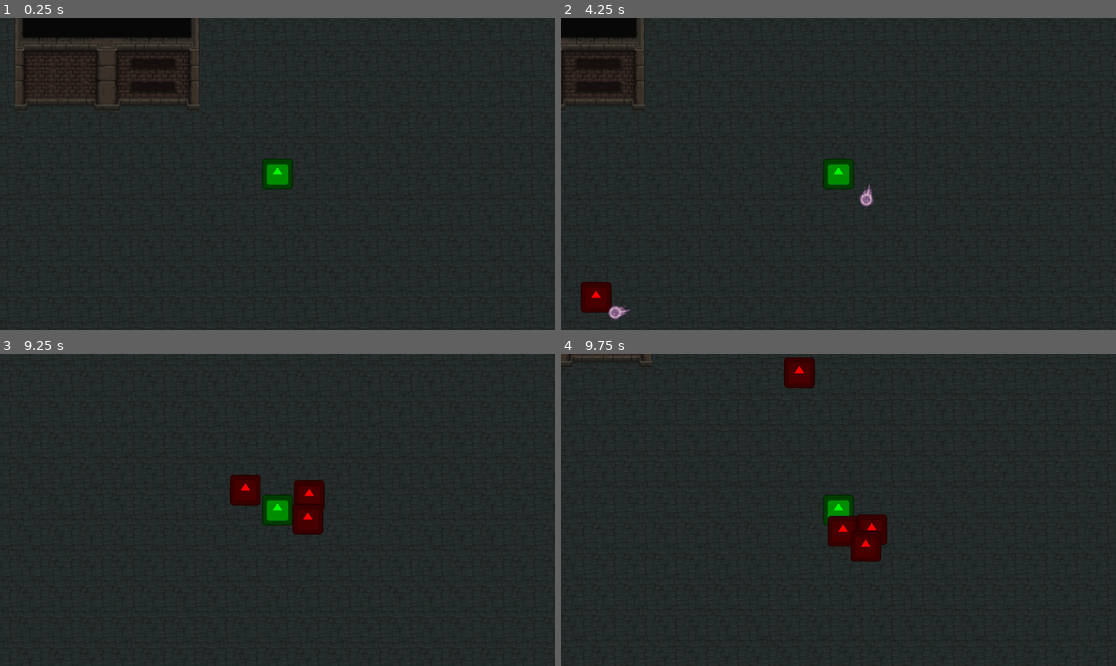
Above: before the commit, frames 1-4 (two rows, left to right).
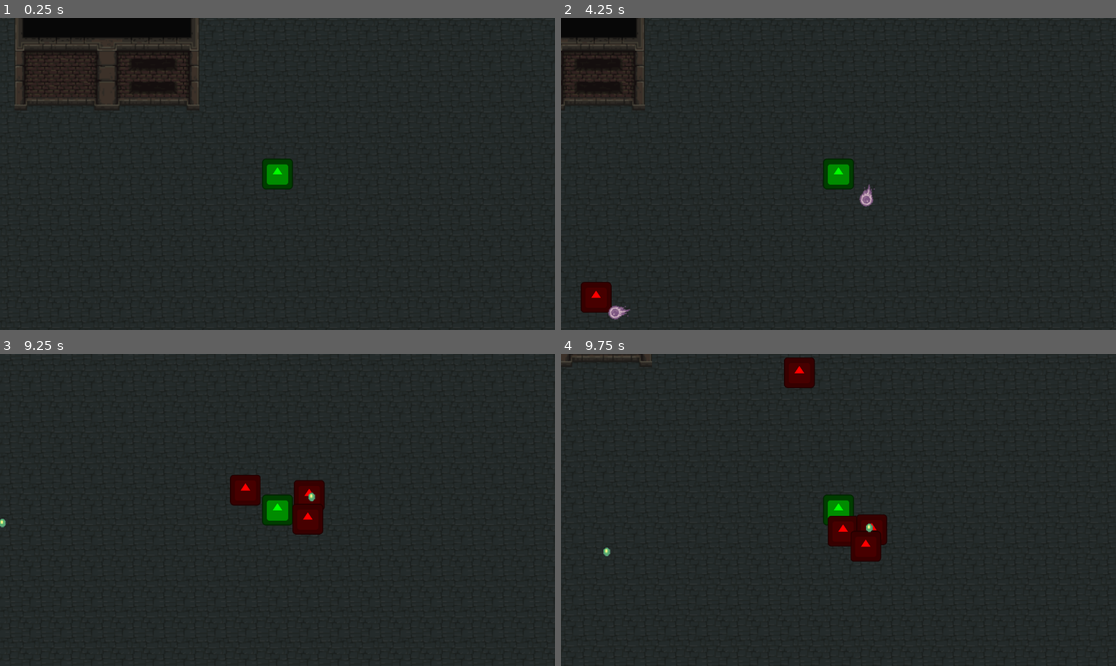
Above: after the commit, the same moments.

Repository: arko-poet/godot-games
Game: Godot game, scene res://sauce/main.tscn
The game is run twice, just before and just after one commit, with the same random seed, the same clock (stepped at 60 frames per second) and the same inputs. The engine's default icon, where the game draws it, is replaced by a stand-in: a white triangle on a blue panel in a dark square.
Inputs:
- Up to frame 1 (0.25 s): no input
- Up to frame 2 (4.25 s): tap Enter at 0.5 s; hold D (move_right) 0.53-1.28 s; hold S (move_down) 1.28-2.03 s; hold D (move_right) 2.03-2.78 s; hold W (move_up) 2.78-3.53 s; hold A (move_left) from 3.53 s (still down)
- Up to frame 3 (9.25 s): release A (move_left) at 5.03 s; hold S (move_down) 5.03-5.78 s; hold D (move_right) 5.78-6.53 s; hold W (move_up) 6.53-7.28 s; hold D (move_right) 7.28-8.03 s; hold S (move_down) 8.03-8.78 s; hold A (move_left) from 8.78 s (still down)
- Up to frame 4 (9.75 s): release A (move_left) at 9.53 s; hold W (move_up) from 9.53 s (still down)

Frames 1-2 are identical in both runs. In frame 3, less than 0.1% of the frame differs, in the area x 0-57%, y 44-56%; in frame 4, less than 0.1%, in the area x 7-57%, y 54-65%.

Commit message:
feat(survivors): add xp orbs

Diff:
--- a/survivors/project.godot
+++ b/survivors/project.godot
@@ -45,6 +45,7 @@
 2d_physics/layer_3="enemies"
 2d_physics/layer_4="projectiles"
 2d_physics/layer_5="pickups"
+2d_physics/layer_6="magnet"
 
 [physics]
 
--- a/survivors/sauce/fireball.gd
+++ b/survivors/sauce/fireball.gd
@@ -10,7 +10,7 @@
 
 func _on_body_entered(body: Node2D) -> void:
 	if body.is_in_group("monsters"):
-		body.hit()
+		body.call_deferred("hit")
 		queue_free()
 
 
--- a/survivors/sauce/fireball.tscn
+++ b/survivors/sauce/fireball.tscn
@@ -42,7 +42,7 @@
 [sub_resource type="CircleShape2D" id="CircleShape2D_t6b4q"]
 radius = 8.0
 
-[node name="Area2D" type="Area2D" unique_id=1021673665]
+[node name="Fireball" type="Area2D" unique_id=1021673665]
 collision_layer = 8
 collision_mask = 4
 script = ExtResource("1_t6b4q")
@@ -50,7 +50,7 @@
 [node name="Animated" type="AnimatedSprite2D" parent="." unique_id=1160971174]
 sprite_frames = SubResource("SpriteFrames_h4qhm")
 autoplay = "default"
-frame_progress = 0.7829029
+frame_progress = 0.8357158
 
 [node name="Collision" type="CollisionShape2D" parent="." unique_id=1313145955]
 position = Vector2(3, 0)
--- a/survivors/sauce/monster.gd
+++ b/survivors/sauce/monster.gd
@@ -2,6 +2,7 @@
 
 
 const SPEED := 100.0
+const XPOrbScene := preload("res://sauce/xp_orb.tscn")
 var target : Node
 @onready var navigation: NavigationAgent2D = $Navigation
 
@@ -21,5 +22,9 @@
 		velocity = safe_velocity
 		move_and_slide()
 
+
 func hit() -> void:
+	var xp_orb := XPOrbScene.instantiate()
+	xp_orb.global_position = global_position
+	get_parent().add_child(xp_orb)
 	queue_free()
--- a/survivors/sauce/player.gd
+++ b/survivors/sauce/player.gd
@@ -1,7 +1,9 @@
+class_name Player
 extends CharacterBody2D
 
 var speed := 150.0
 
+var xp := 0
 
 func _physics_process(_delta: float) -> void:
 	# movement
@@ -16,3 +18,7 @@
 		direction.x += 1
 	velocity = direction.normalized() * speed
 	move_and_slide()
+
+
+func add_xp(value : int) -> void:
+	xp += value
--- a/survivors/sauce/player.tscn
+++ b/survivors/sauce/player.tscn
@@ -6,6 +6,9 @@
 
 [sub_resource type="RectangleShape2D" id="RectangleShape2D_uv825"]
 size = Vector2(32, 32)
+
+[sub_resource type="CircleShape2D" id="CircleShape2D_uwsgo"]
+radius = 100.0
 
 [node name="Player" type="CharacterBody2D" unique_id=112692872]
 collision_mask = 2
@@ -24,3 +27,10 @@
 
 [node name="WeaponManager" type="Node2D" parent="." unique_id=632685048]
 script = ExtResource("3_uwsgo")
+
+[node name="XPMagnet" type="Area2D" parent="." unique_id=2093961326 groups=["magnet"]]
+collision_layer = 32
+collision_mask = 0
+
+[node name="CollisionShape2D" type="CollisionShape2D" parent="XPMagnet" unique_id=1287711624]
+shape = SubResource("CircleShape2D_uwsgo")
--- /dev/null
+++ b/survivors/sauce/xp_orb.gd
@@ -0,0 +1,25 @@
+extends Area2D
+
+var speed := 100
+var target : Area2D
+var xp := 1
+
+func _physics_process(delta: float) -> void:
+	if target:
+		global_position += delta * speed * (target.global_position - global_position).normalized()
+
+
+func _on_area_entered(area: Area2D) -> void:
+	if area.is_in_group("magnet"):
+		target = area
+
+
+func _on_area_exited(area: Area2D) -> void:
+	if area.is_in_group("magnet"):
+		target = null
+
+
+func _on_body_entered(body: Node2D) -> void:
+	if body is Player:
+		body.add_xp(xp)
+		queue_free()
--- /dev/null
+++ b/survivors/sauce/xp_orb.tscn
@@ -0,0 +1,26 @@
+[gd_scene format=3 uid="uid://bnpyn03s61qm3"]
+
+[ext_resource type="Texture2D" uid="uid://clwhp1303oafo" path="res://assets/All_Fire_Bullet_Pixel_16x16_03.png" id="1_akea0"]
+[ext_resource type="Script" uid="uid://h22jxh1ns1mh" path="res://sauce/xp_orb.gd" id="1_pamjg"]
+
+[sub_resource type="CircleShape2D" id="CircleShape2D_pamjg"]
+radius = 6.0
+
+[node name="XPOrb" type="Area2D" unique_id=1925383040]
+collision_layer = 16
+collision_mask = 33
+script = ExtResource("1_pamjg")
+
+[node name="CollisionShape2D" type="CollisionShape2D" parent="." unique_id=154383313]
+shape = SubResource("CircleShape2D_pamjg")
+
+[node name="Sprite2D" type="Sprite2D" parent="." unique_id=502246827]
+texture_filter = 3
+texture = ExtResource("1_akea0")
+region_enabled = true
+region_rect = Rect2(192, 208, 16, 16)
+region_filter_clip_enabled = true
+
+[connection signal="area_entered" from="." to="." method="_on_area_entered"]
+[connection signal="area_exited" from="." to="." method="_on_area_exited"]
+[connection signal="body_entered" from="." to="." method="_on_body_entered"]
Not shown, added: survivors/sauce/xp_orb.gd.uid
